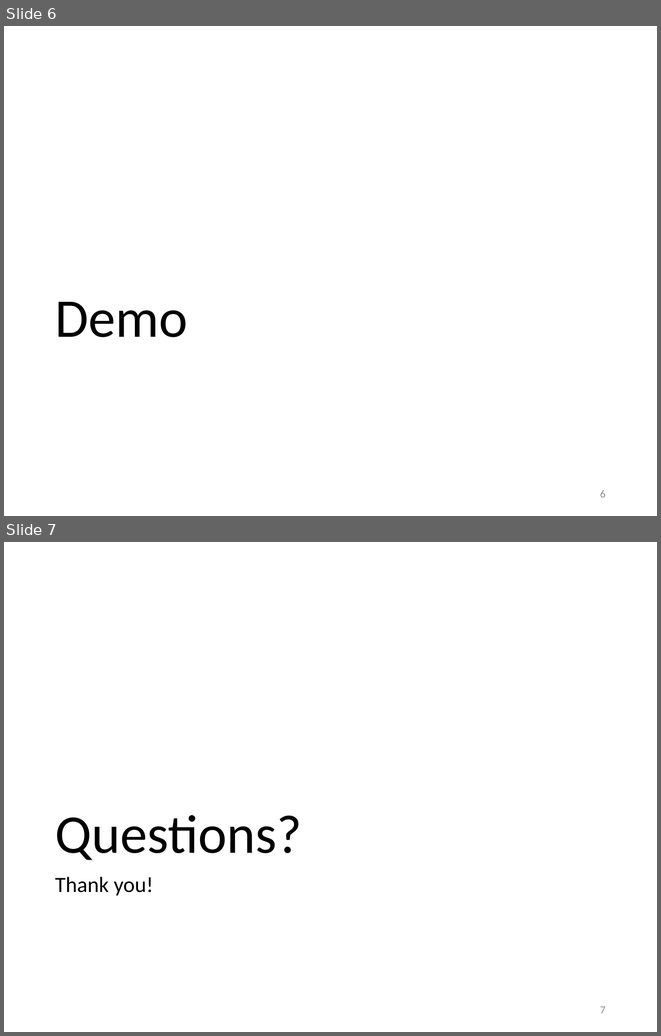
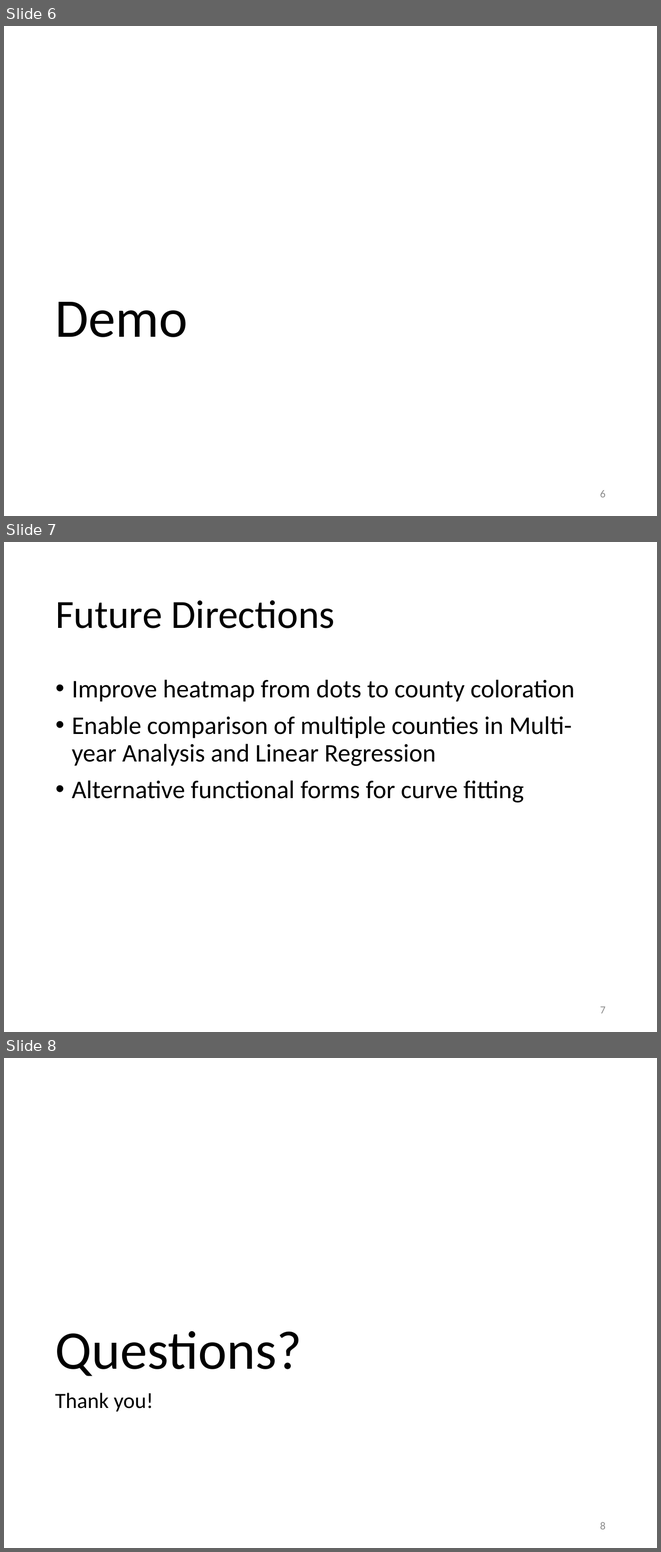
Before and after one commit to dwdii/HudFmrDataAnalyzer, a slide deck: Docs/HudFmrDataAnalyzer.pptx. Shown one above the other, each under a label of ours: slides 6 and 7 before the commit, slides 6, 7 and 8 after it. The pictures are 661x1036 and 661x1552 pixels, drawn with LibreOffice and Linux fonts; fonts in the diff are those of the drawing; background and template pictures are left out. Boxes give left, top, right and bottom in pixels: in the first picture for what was removed or moved away, otherwise in the second. Text is boxed around its words. In the diff, an @@ line names an element or a change of style, - is before the commit and + after.

Commit message:
future directions

```diff
--- a/Docs/HudFmrDataAnalyzer.pptx
+++ b/Docs/HudFmrDataAnalyzer.pptx
@@ slide 7 added at bbox=[4, 542, 657, 1032], background picture (left out) @@
@@ title added at bbox=[55, 600, 335, 628], 44 pt, text #000000 @@
+Future Directions
@@ text added at bbox=[72, 679, 574, 803], 28 pt, text #000000 @@
+• Improve heatmap from dots to county coloration
+• Enable comparison of multiple counties in Multi-year Analysis and Linear Regression
+• Alternative functional forms for curve fitting
@@ page number added at bbox=[600, 1006, 606, 1013], 12 pt, text #8C8C8C @@
+7
@@ what was slide 7 is now slide 8 @@
@@ page number at bbox=[600, 1522, 606, 1529]: text changed @@
-7
+8
```
